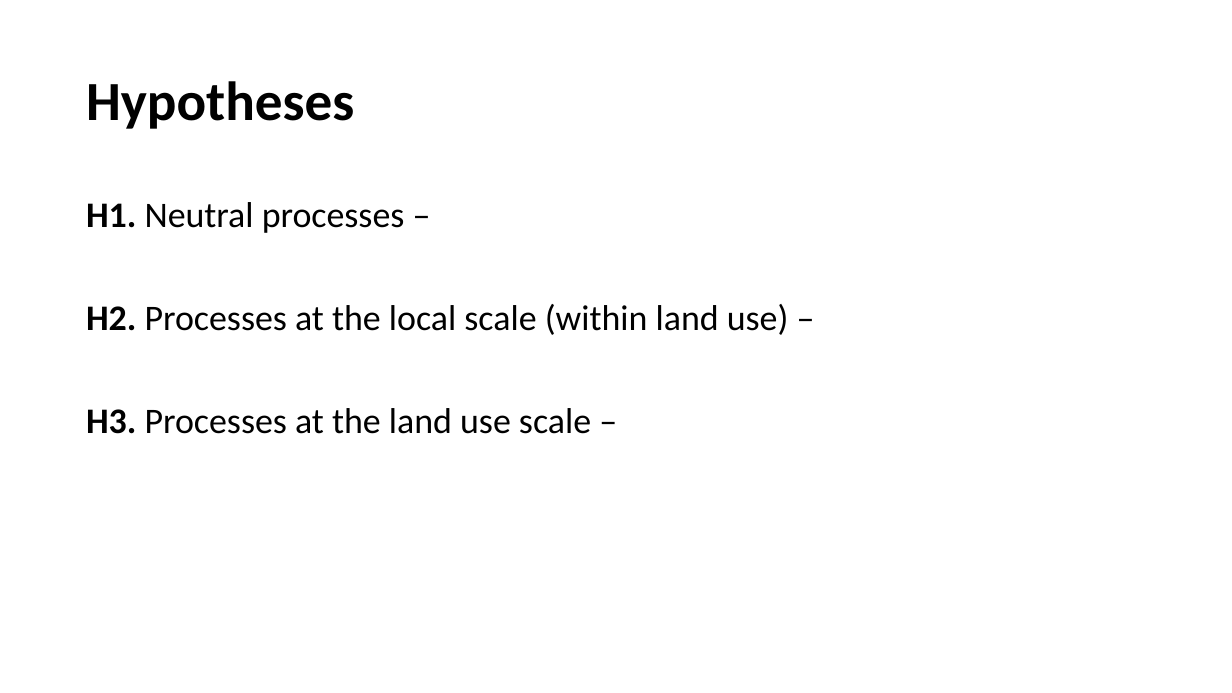
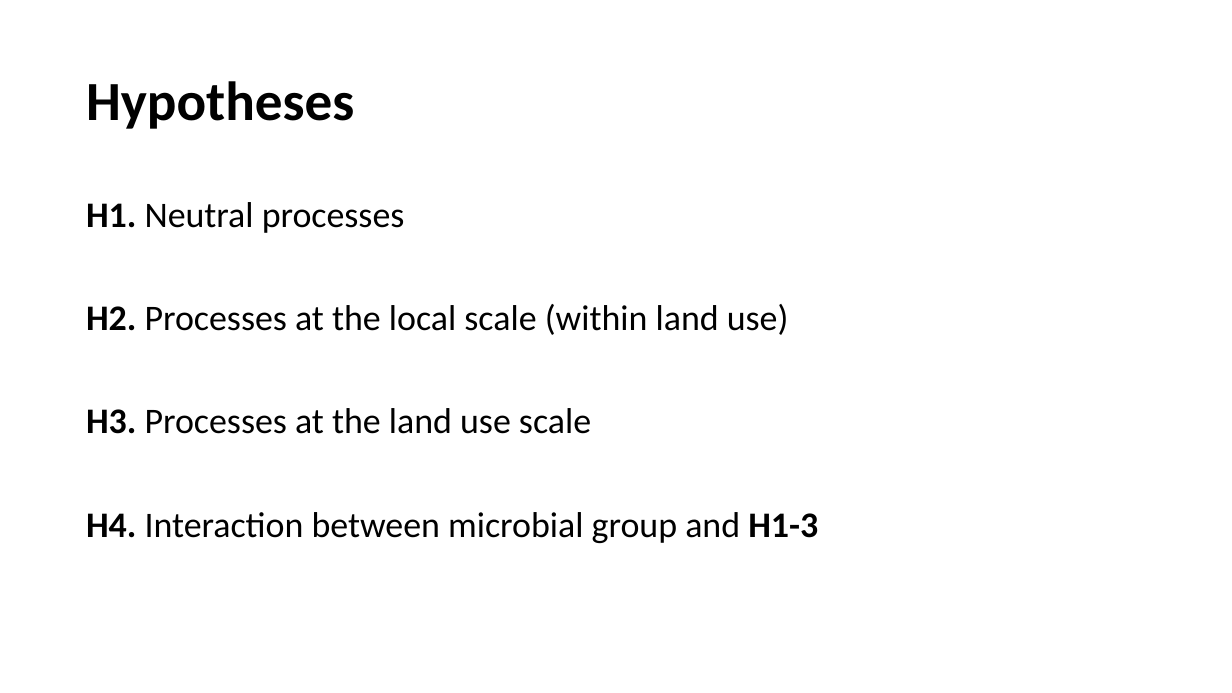
Before and after one commit to Ecological-Complexity-Lab/Microbiome_Structure_Madagascar, a slide deck: slide 11 of presentations/project story.pptx. Drawn at 1232x693 pixels with LibreOffice and Linux fonts; fonts in the diff are those of the drawing. Boxes give left, top, right and bottom in pixels: in the first picture for what was removed or moved away, otherwise in the second. Text is boxed around its words. In the diff, an @@ line names an element or a change of style, - is before the commit and + after.

```diff
--- a/presentations/project story.pptx
+++ b/presentations/project story.pptx
@@ text at bbox=[86, 202, 818, 543]: text changed @@
-H1. Neutral processes –
-H2. Processes at the local scale (within land use) –
-H3. Processes at the land use scale –
+H1. Neutral processes
+H2. Processes at the local scale (within land use)
+H3. Processes at the land use scale
+H4. Interaction between microbial group and H1-3
```
Also in this commit, not shown: 2 other slides changed, 1 slide added.
